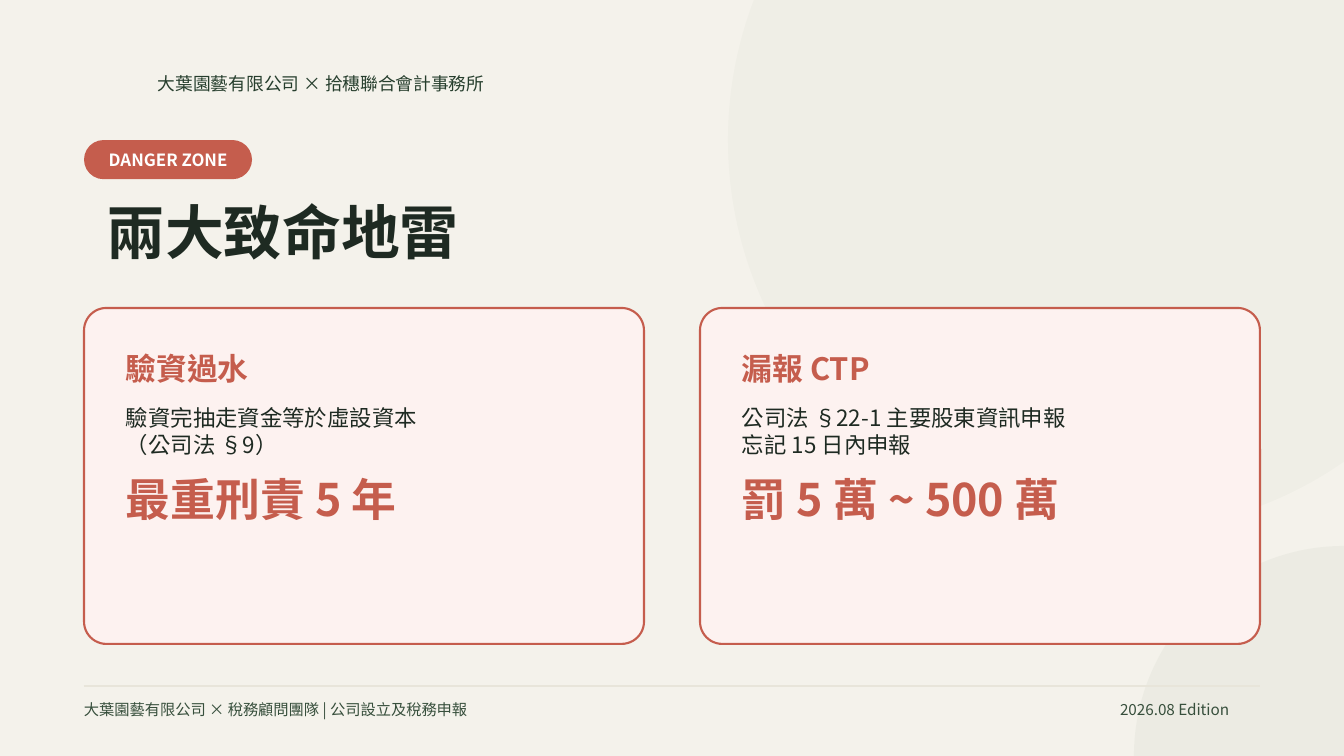
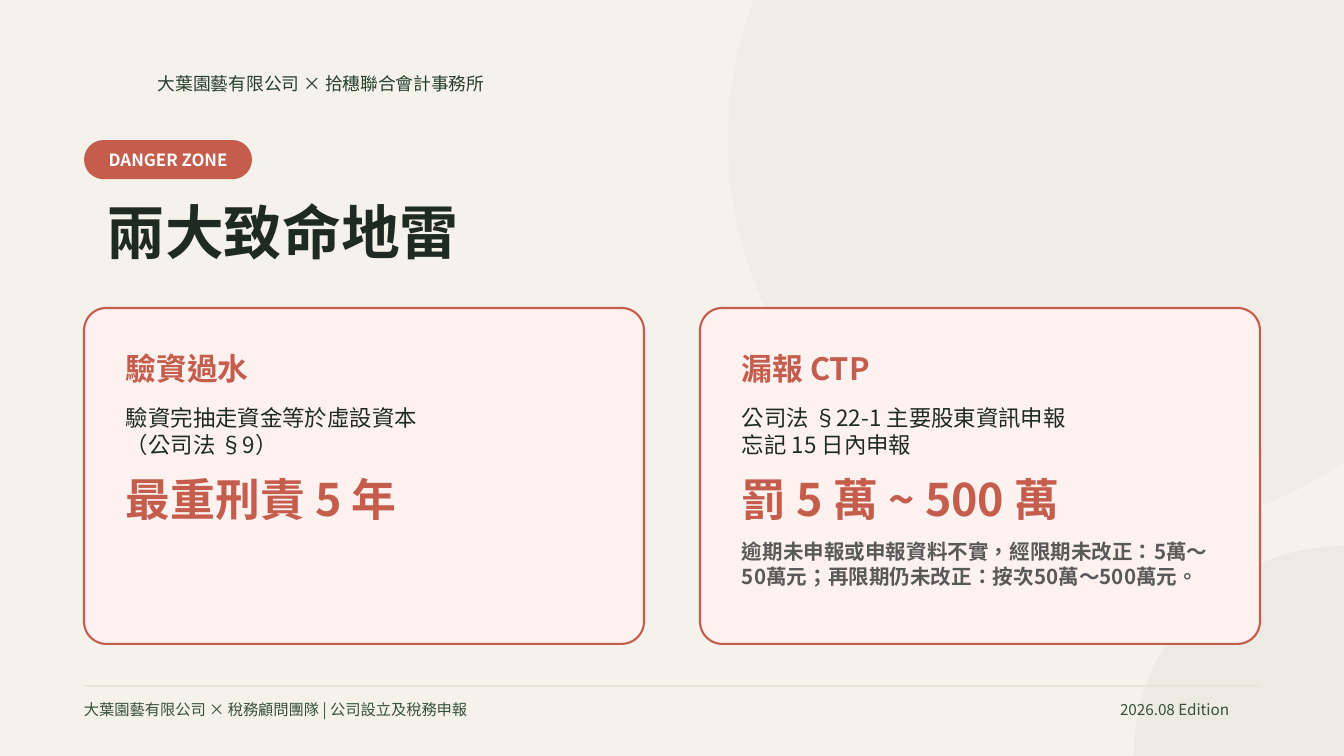
Before and after one commit to qwerty10218/horticulture-tax-case, a slide deck: slide 6 of 08_上台簡報準備/大葉園藝_公司設立與首年稅務規劃_v3_Final.pptx. Drawn at 1344x756 pixels with LibreOffice and Linux fonts; fonts in the diff are those of the drawing. Boxes give left, top, right and bottom in pixels: in the first picture for what was removed or moved away, otherwise in the second. Text is boxed around its words. In the diff, an @@ line names an element or a change of style, - is before the commit and + after.

Commit message:
資料更新

```diff
--- a/08_上台簡報準備/大葉園藝_公司設立與首年稅務規劃_v3_Final.pptx
+++ b/08_上台簡報準備/大葉園藝_公司設立與首年稅務規劃_v3_Final.pptx
@@ text at box(742, 541, 1207, 587): paragraph added @@
+逾期未申報或申報資料不實，經限期未改正：5萬～50萬元；再限期仍未改正：按次50萬～500萬元。
```
Also in this commit, not shown: 2 other slides changed.
